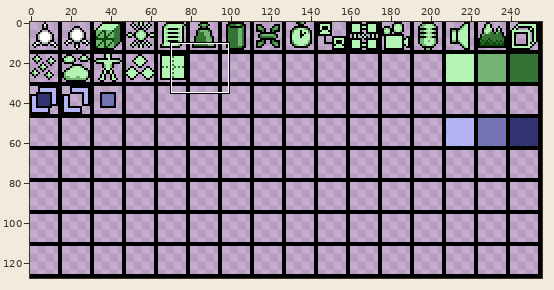
File history of a sprite sheet, Bin/Data/Textures/EditorIcons.png. Above: a wide view before the commit, with the close-up outlined.
Close-up. The starting point:
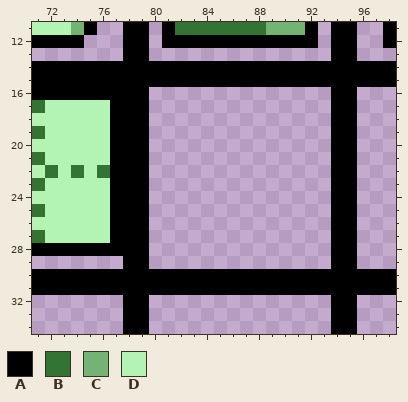
The file is 256x128 pixels. Shown: x 71..98, y 11..34.
Palette (. is transparent): A #000000  B #337333  C #73b373  D #b3f3b3
Pixels before, first column x 71:
11 DDDCA..AA.ABBBBBBBCCCA.AA..A
12 AAAA...AA.AAAAAAAAAAAA.AA..A
13 .......AA..............AA...
14 AAAAAAAAAAAAAAAAAAAAAAAAAAAA
15 AAAAAAAAAAAAAAAAAAAAAAAAAAAA
16 AAAAAAAAA..............AA...
17 BDDDDDAAA..............AA...
18 DDDDDDAAA..............AA...
19 BDDDDDAAA..............AA...
20 DDDDDDAAA..............AA...
21 BDDDDDAAA..............AA...
22 DBDBDBAAA..............AA...
23 BDDDDDAAA..............AA...
24 DDDDDDAAA..............AA...
25 BDDDDDAAA..............AA...
26 DDDDDDAAA..............AA...
27 BDDDDDAAA..............AA...
28 AAAAAAAAA..............AA...
29 .......AA..............AA...
30 AAAAAAAAAAAAAAAAAAAAAAAAAAAA
31 AAAAAAAAAAAAAAAAAAAAAAAAAAAA
32 .......AA..............AA...
33 .......AA..............AA...
34 .......AA..............AA...
Now the later version:
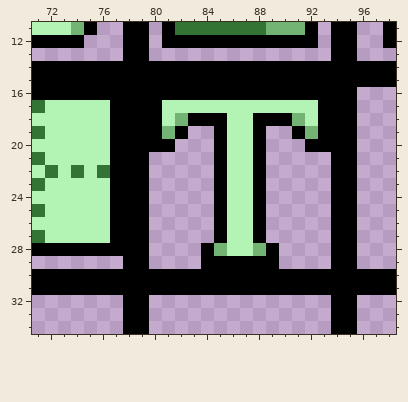
What changed:
{"y":16,"x":80,"old":"..............","new":"AAAAAAAAAAAAAA"}
{"y":17,"x":80,"old":"..............","new":"ADDDDDDDDDDDDA"}
{"y":18,"x":80,"old":"..............","new":"ADCAAADDAAACDA"}
{"y":19,"x":80,"old":"...","new":"ACA"}
{"y":19,"x":85,"old":"....","new":"ADDA"}
{"y":19,"x":91,"old":"...","new":"ACA"}
{"y":20,"x":80,"old":"..","new":"AA"}
{"y":20,"x":85,"old":"....","new":"ADDA"}
{"y":20,"x":92,"old":"..","new":"AA"}
{"y":21,"x":85,"old":"....","new":"ADDA"}
{"y":22,"x":85,"old":"....","new":"ADDA"}
{"y":23,"x":85,"old":"....","new":"ADDA"}
{"y":24,"x":85,"old":"....","new":"ADDA"}
{"y":25,"x":85,"old":"....","new":"ADDA"}
{"y":26,"x":85,"old":"....","new":"ADDA"}
{"y":27,"x":85,"old":"....","new":"ADDA"}
{"y":28,"x":84,"old":"......","new":"ACDDCA"}
{"y":29,"x":84,"old":"......","new":"AAAAAA"}
{"label":"added","picture_box":[149,87,331,269]}
